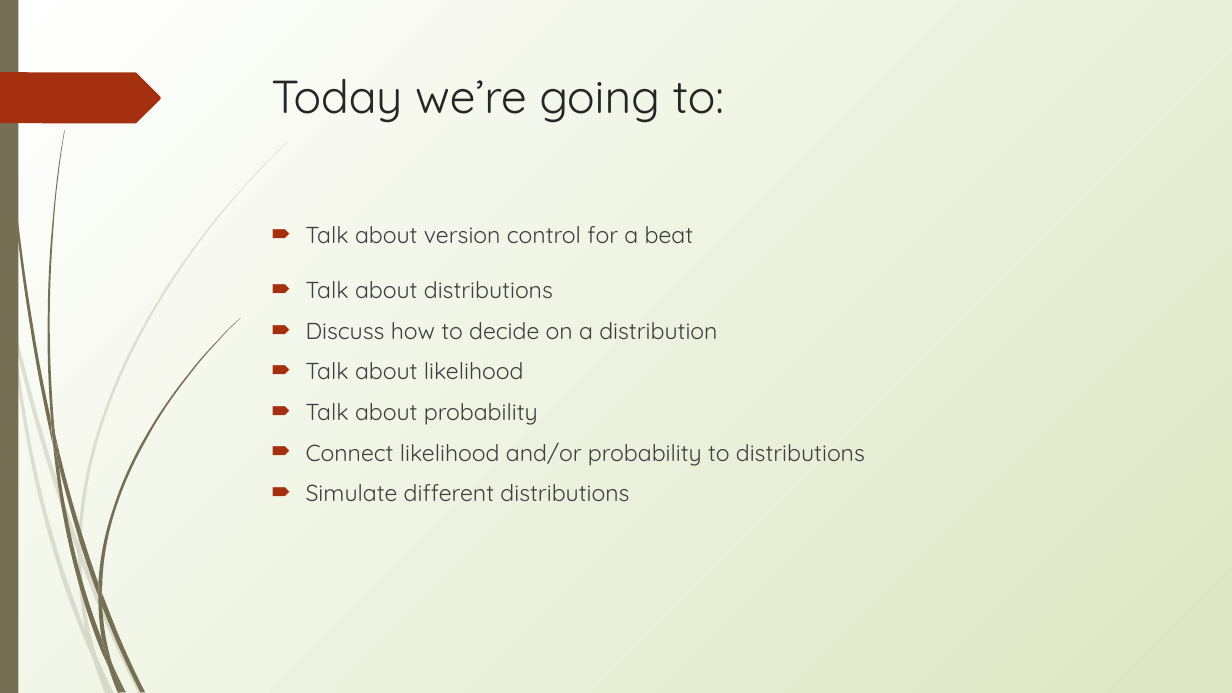
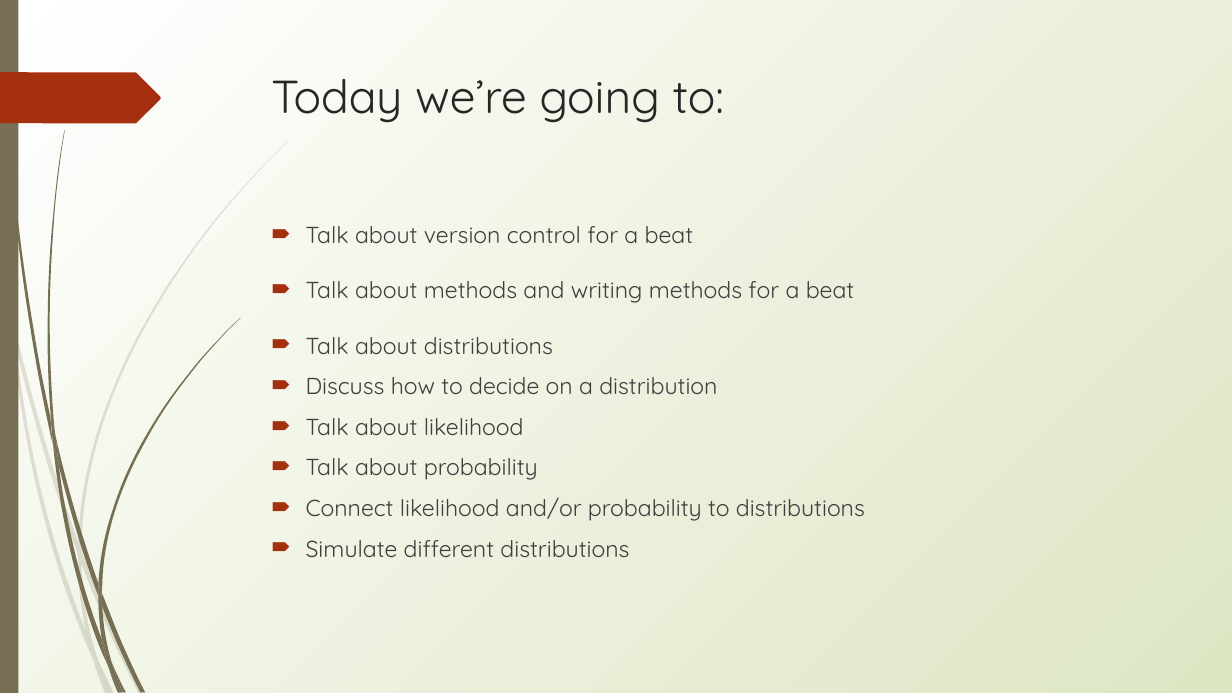
Before and after one commit to erynmcfarlane/GraduateStatsClass, a slide deck: slide 2 of Lecture2_v1.pptx. Drawn at 1232x693 pixels with LibreOffice and Linux fonts; fonts in the diff are those of the drawing. Boxes give left, top, right and bottom in pixels: in the first picture for what was removed or moved away, otherwise in the second. Text is boxed around its words. In the diff, an @@ line names an element or a change of style, - is before the commit and + after.

Commit message:
updates to lecture 2 - added Stephen Heard's Methods slides!

```diff
--- a/Lecture2_v1.pptx
+++ b/Lecture2_v1.pptx
@@ text at (x1=306, y1=281, x2=855, y2=303): paragraph added @@
+🠶 Talk about methods and writing methods for a beat
```
Also in this commit, not shown: 1 other slide changed, 9 slides added.
